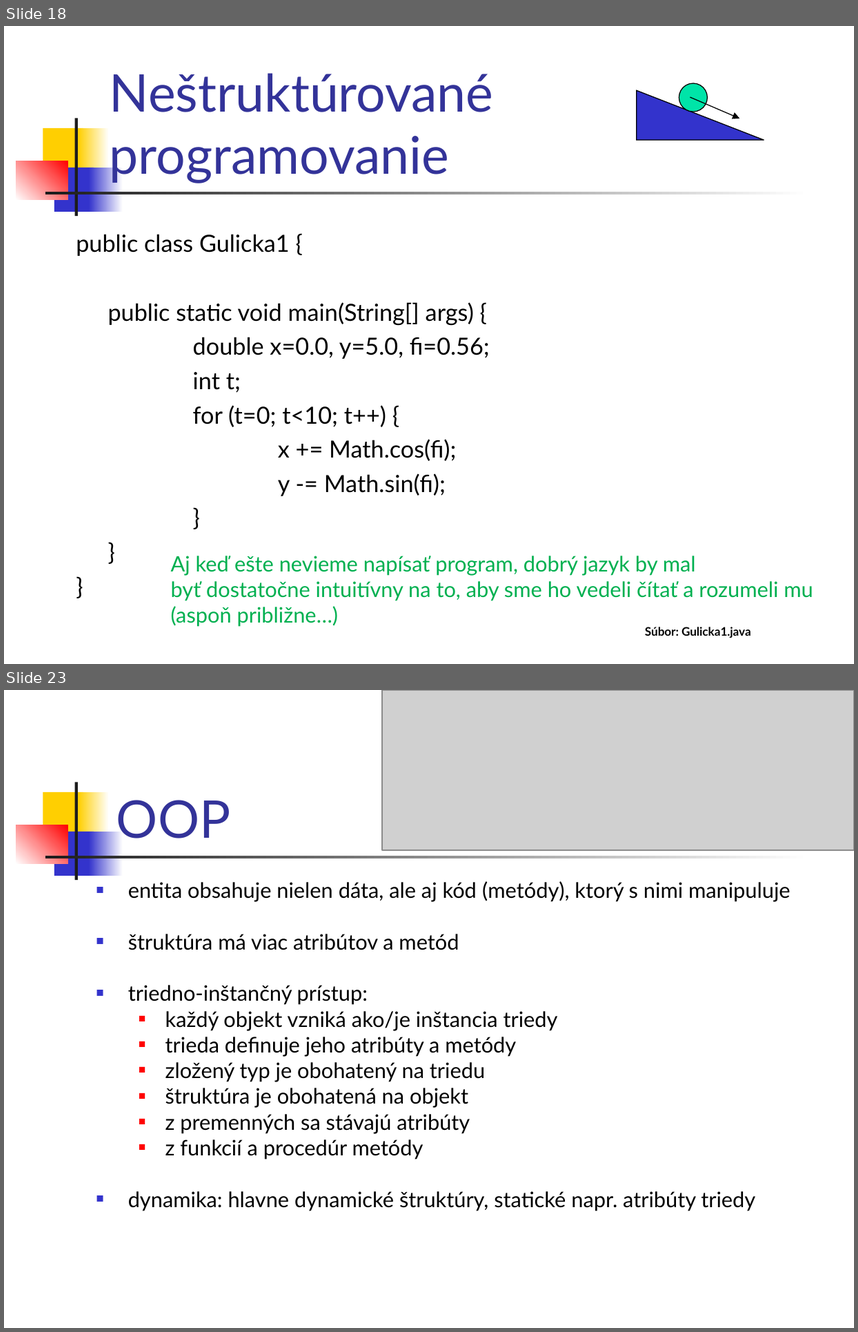
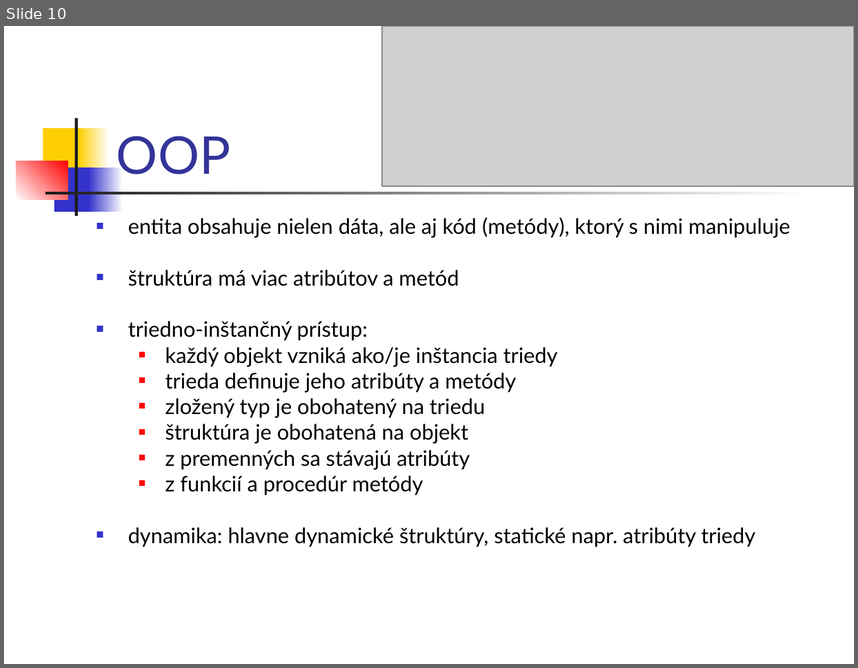
Before and after one commit to Programovanie4/Prednasky, a slide deck: 01/01_java.ppt. Shown one above the other, each under a label of ours: slides 18 and 23 before the commit, slide 10 after it; the slides between them are not shown. The pictures are 858x1332 and 858x668 pixels, drawn with LibreOffice and Linux fonts; fonts in the diff are those of the drawing; grey boxes stand for pictures. Boxes give left, top, right and bottom in pixels: in the first picture for what was removed or moved away, otherwise in the second. Text is boxed around its words. In the diff, an @@ line names an element or a change of style, - is before the commit and + after.

```diff
--- a/01/01_java.ppt
+++ b/01/01_java.ppt
@@ slide 18 removed at <box>4,26,854,664</box>, background #FFFFFF; not listed: 7 template elements that a slide beside it also shows @@
@@ title removed at <box>110,73,494,183</box> @@
-Neštruktúrované programovanie
@@ ellipse removed at <box>679,83,707,111</box> @@
@@ right triangle removed at <box>637,91,764,140</box> @@
@@ arrow removed from (690, 97) to (740, 118) @@
@@ text removed at <box>76,234,490,496</box> @@
-public class Gulicka1 {
-public static void main(String[] args) {
-double x=0.0, y=5.0, fi=0.56;
-int t;
-for (t=0; t<10; t++) {
-x += Math.cos(fi);
-y -= Math.sin(fi);
-}
-}
-}
@@ text removed at <box>171,555,813,626</box> @@
-Aj keď ešte nevieme napísať program, dobrý jazyk by mal
-byť dostatočne intuitívny na to, aby sme ho vedeli čítať a rozumeli mu
-(aspoň približne…)
@@ text removed at <box>645,626,751,637</box> @@
-Súbor: Gulicka1.java
@@ what was slide 23 is now slide 10 @@
```
Also in this commit, not shown: 9 slides changed, 9 slides added, 15 other slides removed, 2 other files.
